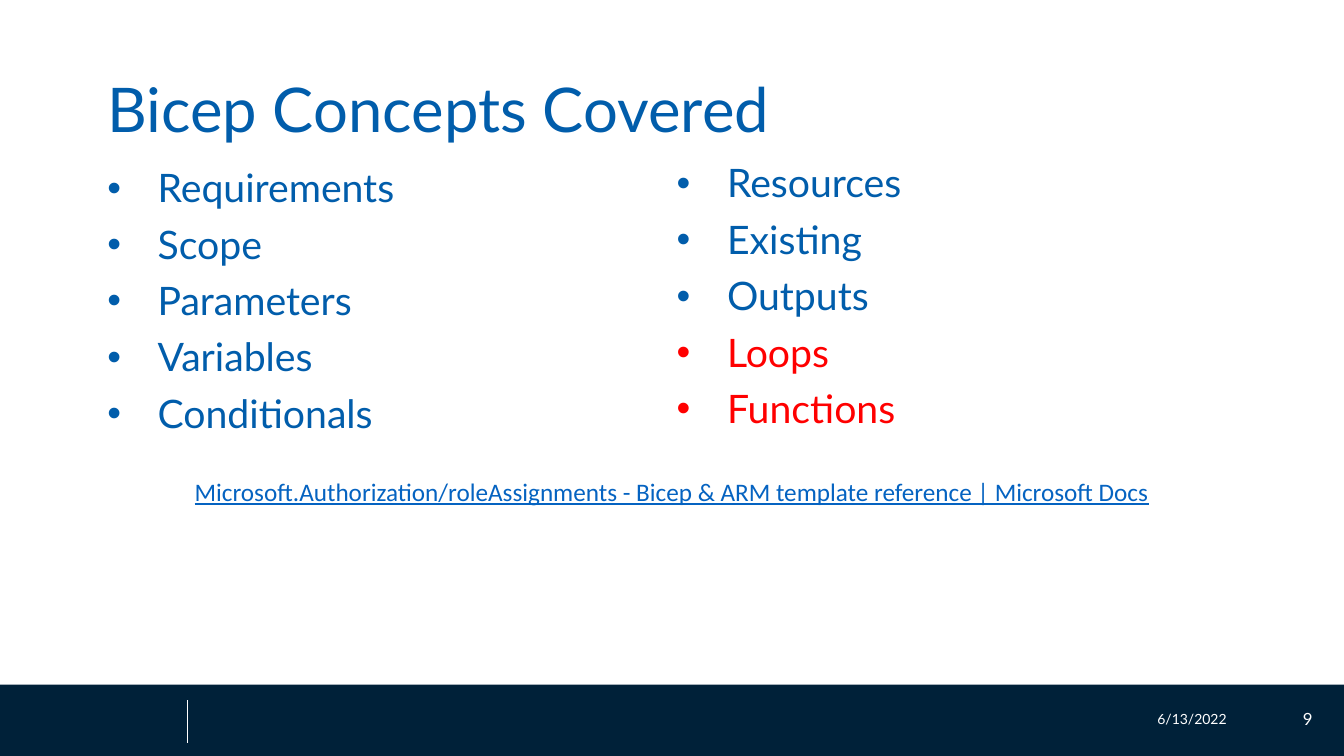
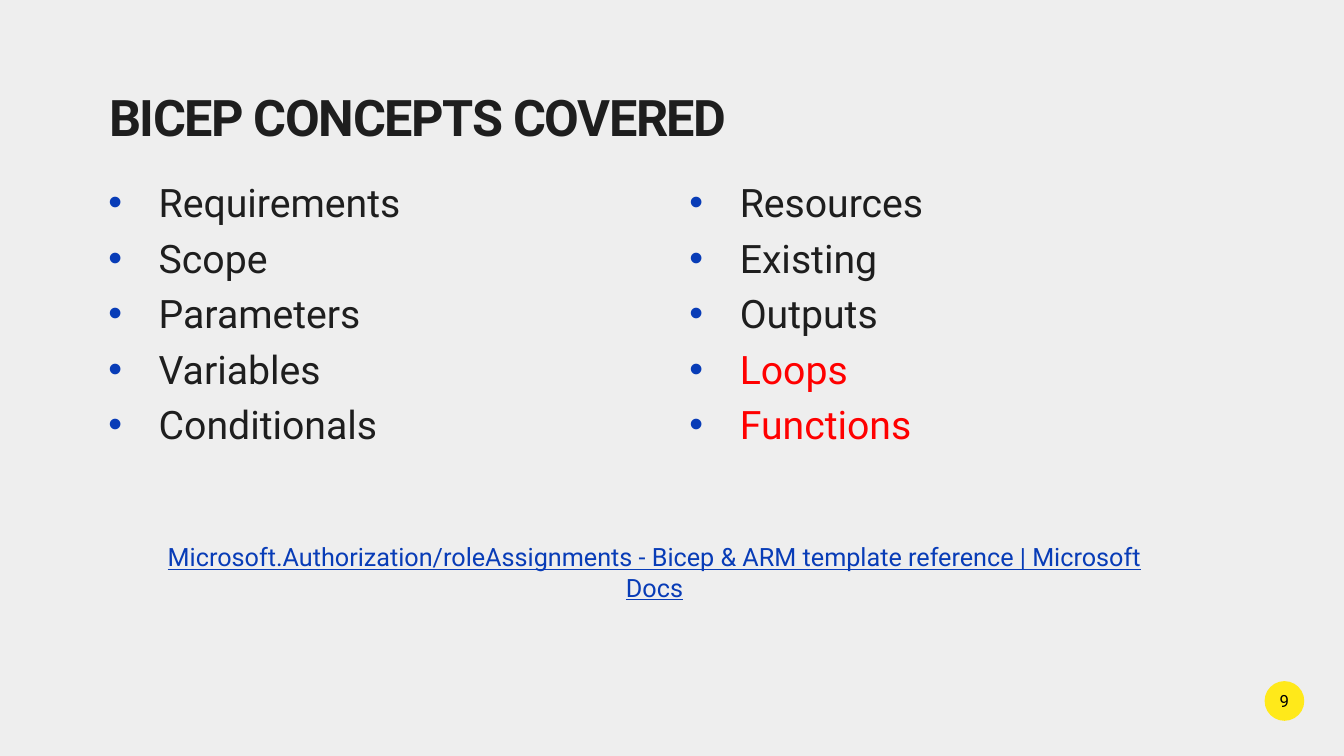
Before and after one commit to ZMon3y/bicepRBAC, a slide deck: slide 9 of bicepRBAC.pptx. Drawn at 1344x756 pixels with LibreOffice and Linux fonts; fonts in the diff are those of the drawing; background and template pictures are left out. Boxes give left, top, right and bottom in pixels: in the first picture for what was removed or moved away, otherwise in the second. Text is boxed around its words. In the diff, an @@ line names an element or a change of style, - is before the commit and + after.

```diff
--- a/bicepRBAC.pptx
+++ b/bicepRBAC.pptx
@@ background #FFFFFF to #D9D9D9 at 44% opacity @@
@@ title at bbox=[109, 99, 726, 137]: text changed; size 44 to 36 pt; font Lato to Roboto; text colour #015DAB to #1E1E1E; bold on @@
-Bicep Concepts Covered
+BICEP CONCEPTS COVERED
@@ title "BICEP CONCEPTS COVERED" at bbox=[109, 99, 726, 137]: vertical alignment middle to top @@
@@ text "Requirements": place and size @@
-text "Requirements" at bbox=[158, 173, 395, 429]
+text "Requirements" at bbox=[159, 189, 401, 440]
@@ text "Requirements" at bbox=[159, 189, 401, 440]: font Lato to Roboto, text colour #015DAB to #1E1E1E; line spacing 0.9 to 1; less space between paragraphs @@
@@ text "Resources": place and size @@
-text "Resources" at bbox=[727, 169, 901, 424]
+text "Resources" at bbox=[740, 189, 923, 440]
@@ text "Resources" at bbox=[740, 189, 923, 440]: font Lato to Roboto; text colour #015DAB to #1E1E1E in "Resources", "Existing", "Outputs"; line spacing 0.9 to 1; less space between paragraphs @@
@@ text "Microsoft.Authorization/roleAssignments - Bicep & ARM ...": place and size @@
-text "Microsoft.Authorization/roleAssignments - Bicep & ARM ..." at bbox=[195, 483, 1148, 506]
+text "Microsoft.Authorization/roleAssignments - Bicep & ARM ..." at bbox=[168, 547, 1140, 600]
@@ text "Microsoft.Authorization/roleAssignments - Bicep & ARM ..." at bbox=[168, 547, 1140, 600]: font Calibri to Roboto, text colour #0563C1 to #083CB7 @@
@@ rectangle removed at bbox=[0, 685, 1344, 756] @@
@@ page number added at bbox=[1265, 682, 1305, 721], fill #FFE91A, 12 pt, text #000000 @@
+9
@@ line removed from (188, 701) to (188, 743) @@
@@ text removed at bbox=[1157, 713, 1226, 725] @@
-6/13/2022
@@ page number removed at bbox=[1303, 713, 1313, 725] @@
-9
```
Also in this commit, not shown: 9 other slides changed, 1 slide added, 1 slide removed, 2 other files.
